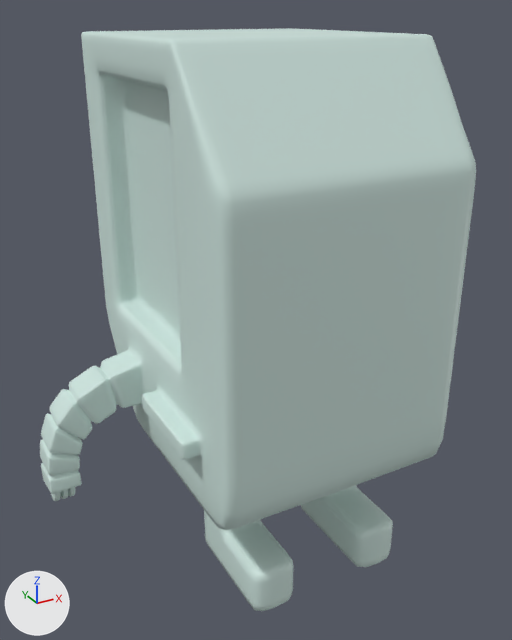
The glTF model assets/Models/karel.glb as it was, and as the next commit left it.
Rendered twice from a 50 mm camera at (-1.105, -1.906, 1.802) aimed at (-0.037, 0.034, 0.832). Every picture has the same lights, and +X, +Y and +Z are marked at lower left. Where no turn or scale is listed for an object, it has been applied to the vertices. Vertices at the same position are counted once.

Script lines for the objects in view, before the commit:
```python
mat_karelmat = principled_material('KarelMat')
mat_karelmat.base_color = (0.631, 0.794, 0.748)  # white #d0e6e0
me_karel = bpy.data.meshes.new('Karel')
me_karel.from_pydata(...)  # 9922 vertices, 19840 faces; spans x -0.77..0.77, y -0.4..0.6, z 0.01..1.73
me_karel.materials.append(mat_karelmat)  # white #d0e6e0
ob_karel = bpy.data.objects.new('Karel', me_karel)
ob_karel.location = (0.0, -0.064, 0.0)
```
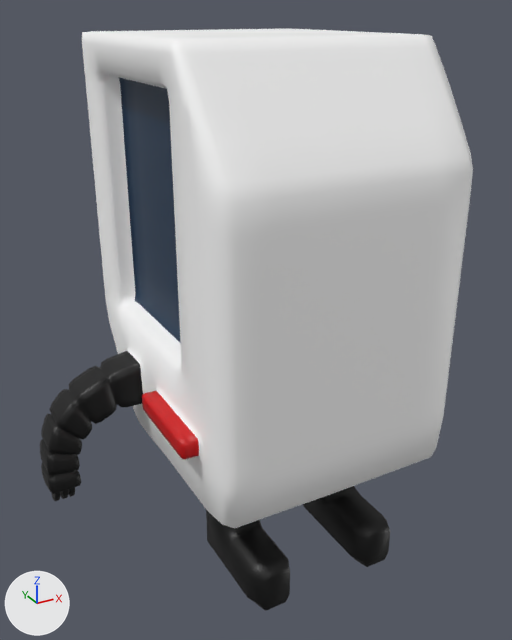
Changed parts and their boxes (x1, y1, x2, y2) in the pictures (512 x 640 px):
```json
{"object": "Karel", "change": "surface changed, reshaped", "before": [40, 28, 476, 611], "after": [40, 29, 473, 611], "on screen": "grey to white"}
{"part": 1, "of": "me_karel", "change": "cut back", "before": [40, 28, 476, 611], "after": [228, 486, 359, 539]}
{"part": 2, "of": "me_karel", "change": "surface changed", "before": [155, 31, 317, 34], "after": [155, 31, 317, 34]}
```

Scene script edits in JSON lines:
```json
{"op": "add", "block": "img_karel_diffuse", "code": ["img_karel_diffuse = load_image('Karel_Diffuse', '_unpacked/Karel_Diffuse', 1024, 1024, 'sRGB')"]}
{"op": "remove", "block": "mat_karelmat", "code": "mat_karelmat.base_color = (0.631, 0.794, 0.748)  # white #d0e6e0"}
{"op": "add", "block": "mat_karelmat", "code": "mat_karelmat.texture = img_karel_diffuse"}
{"block": "me_karel", "where": "# used by ob_karel; location = (0.0, -0.064, 0.0)"}
{"op": "remove", "block": "me_karel", "code": "me_karel.from_pydata(...)  # 9922 vertices, 19840 faces; spans x -0.77..0.77, y -0.4..0.6, z 0.01..1.73"}
{"op": "add", "block": "me_karel", "code": "me_karel.from_pydata(...)  # 2892 vertices, 5780 faces; spans x -0.77..0.77, y -0.4..0.6, z 0.01..1.73"}
{"block": "me_karel", "change": "me_karel part 1: 3 vertices moved within x -0.64..0.75, y 0.25..0.27, z 0.29..0.47; 7046 vertices removed from x -0.77..0.77, y -0.4..0.6, z 0.01..1.73; 16 vertices added at x -0.2..0.2, y -0.12..0.07, z 0.04..0.39"}
{"block": "me_karel", "change": "me_karel part 2: 34 kept faces spanning x -0.76..0.76, y 0.23..0.31, z 0.36..1.73 get new texture (UV) coordinates"}
```
